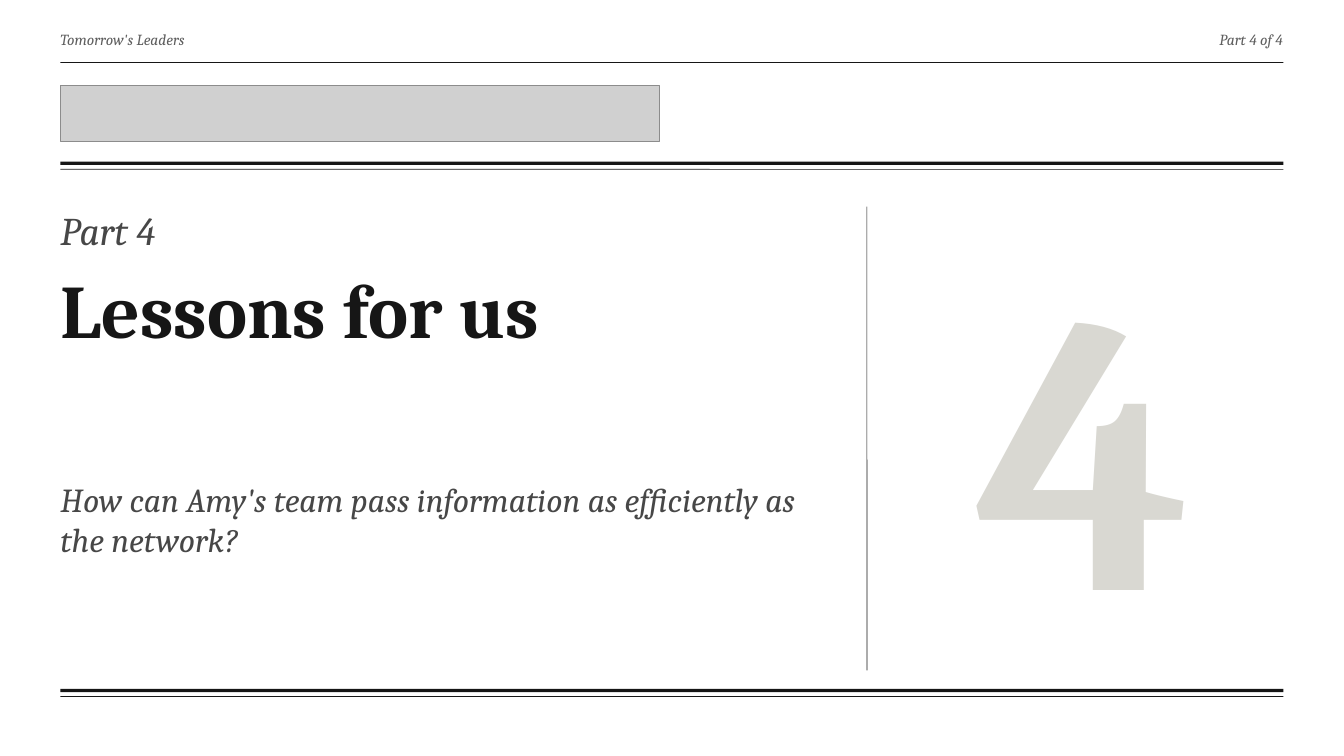
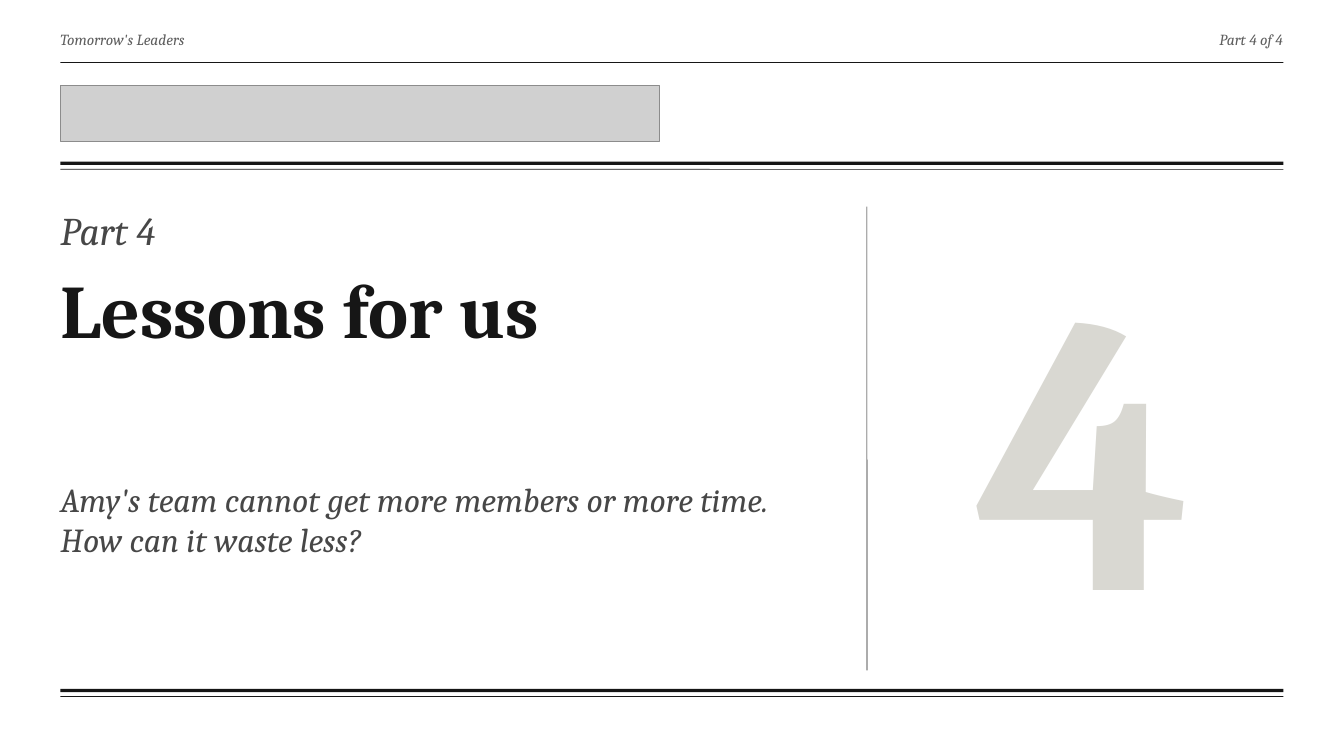
Before and after one commit to fengyiqicoder/fumadocs, a slide deck: slide 23 of dowding-presentation/Dowding_Effective_Communication.pptx (slide 22 before the commit). Drawn at 1344x756 pixels with LibreOffice and Linux fonts; fonts in the diff are those of the drawing; grey boxes stand for pictures; background and template pictures are left out. Boxes give left, top, right and bottom in pixels: in the first picture for what was removed or moved away, otherwise in the second. Text is boxed around its words. In the diff, an @@ line names an element or a change of style, - is before the commit and + after.

```diff
--- a/dowding-presentation/Dowding_Effective_Communication.pptx
+++ b/dowding-presentation/Dowding_Effective_Communication.pptx
@@ text at [60, 488, 768, 552]: text changed @@
-How can Amy's team pass information as efficiently as the network?
+Amy's team cannot get more members or more time. How can it waste less?
```
Also in this commit, not shown: 7 other slides changed, 2 slides added, 1 slide removed, 2 other files.
